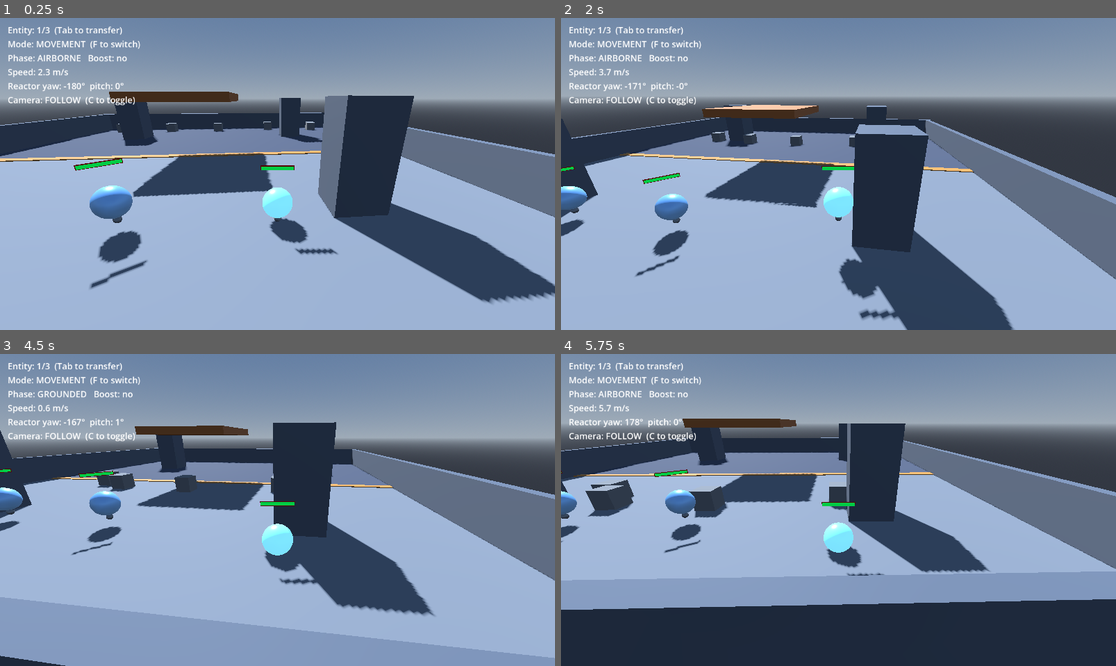
Above: before the commit, frames 1-4 (two rows, left to right).
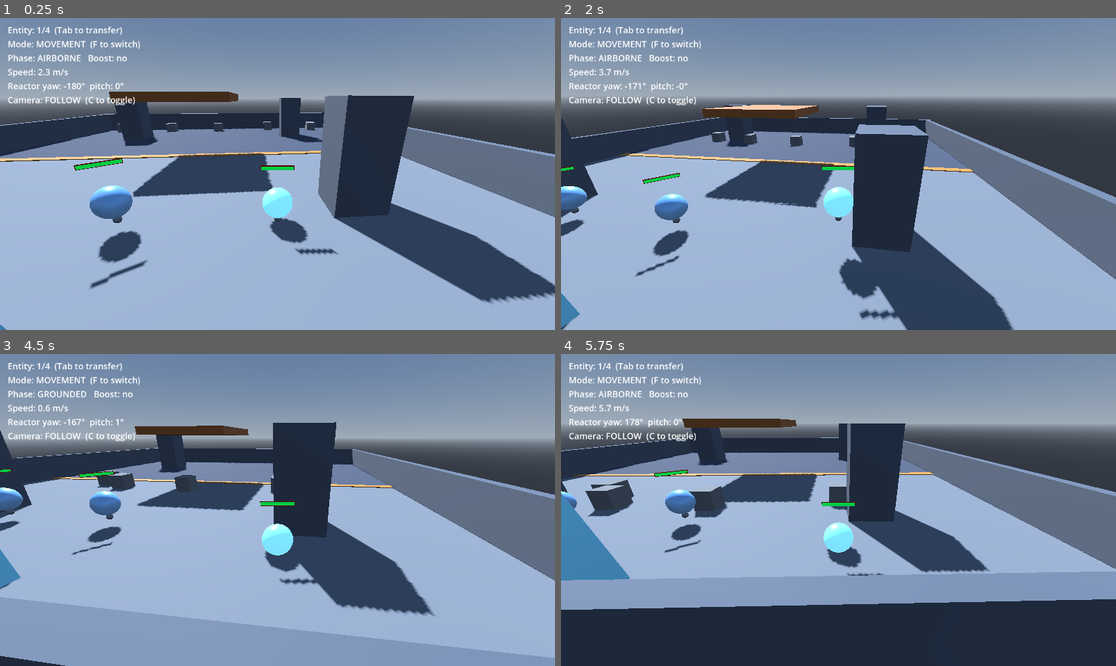
Above: after the commit, the same moments.

Repository: Thiiamas/Spheres
Game: Godot game, scene res://Main.tscn
The game is run twice, just before and just after one commit, with the same random seed, the same clock (stepped at 60 frames per second) and the same inputs.
Inputs (mouse positions are in pixels of both pictures, inside the frame that each line leads up to):
- Up to frame 1 (0.25 s): no input
- Up to frame 2 (2 s): tap Enter (ui_accept) at 0.5 s; move the mouse to (866, 174) at 0.52 s; hold D (move_right) 0.53-1.28 s; tap Z (aoe) at 0.6 s; tap Space (jump) at 0.77, 1.52 s; move the mouse to (810, 174) at 1.27 s; hold S (move_back) from 1.28 s (still down); tap A (attack) at 1.35 s
- Up to frame 3 (4.5 s): move the mouse to (288, 503) at 2.02 s; release S (move_back) at 2.03 s; hold D (move_right) 2.03-3.53 s; tap Shift (boost) at 2.1 s; move the mouse to (271, 516) at 2.77 s; tap Down (cam_pan_down) at 2.85 s; tap Space (jump) at 3.02, 3.77 s; move the mouse to (316, 513) at 3.52 s; hold Q (move_left) from 3.53 s (still down); tap Left (cam_pan_left) at 3.6 s; move the mouse to (233, 506) at 4.27 s; tap Right (cam_pan_right) at 4.35 s
- Up to frame 4 (5.75 s): tap Space (jump) at 4.52 s; move the mouse to (844, 510) at 5.02 s; release Q (move_left) at 5.03 s; hold S (move_back) from 5.03 s (still down); tap Up (cam_pan_up) at 5.1 s

The runs differ from the first frame. In frame 1, less than 0.1% of the frame differs, in the area x 0-10%, y 2-100%; in frame 2, 0.2%; in frame 3, 0.3%; in frame 4, 1.8%, in the area x 0-13%, y 2-73%.

Commit message:
Phase 5.4: prove the abstraction (shore beacon + synthetic-input test)
ShoreBeacon is the first non-sphere possessable: a static crystal pylon south
of the spheres with a single top-down CameraConfig. Tab cycles into it, the
camera reconfigures, enemies ignore it — with ZERO changes to the possession
framework (only new files plus one instance in Main.tscn), which is the hard
criterion that the Controllable contract holds.

Tests/SyntheticDriveTest proves the AI path: a hand-built InputContext (no
keyboard/mouse) pushed through Controllable.handle_input rolls the sphere
3.1 m headless (exit 0 = PASS).

Co-Authored-By: Claude Opus 4.8 <noreply@anthropic.com>

Diff:
--- /dev/null
+++ b/BeaconControllable.gd
@@ -0,0 +1,48 @@
+extends Controllable
+class_name BeaconControllable
+
+## Possession contract of the shore beacon — the proof-of-abstraction entity: a
+## static, non-sphere possessable. It has no movement, no reactor, no combat;
+## possessing it simply lights its crystal and hands the camera its top-down
+## config. If Consciousness, the CameraRig and the HUD accept it without any
+## change on their side, the possession abstraction holds.
+
+## Crystal whose emission signals possession (bright = inhabited, dim = empty).
+@export var crystal: MeshInstance3D
+
+# Per-instance copy of the crystal material so the glow is per-beacon.
+var _mat: StandardMaterial3D = null
+
+
+func _ready() -> void:
+	if crystal != null:
+		var mat := crystal.get_active_material(0)
+		if mat is StandardMaterial3D:
+			_mat = mat.duplicate()
+			crystal.material_override = _mat
+	# Resolve entity and register with Consciousness (which immediately calls
+	# on_released — the beacon starts dim until possessed).
+	super()
+
+
+## A beacon is a vantage point, not a fighter: input is simply ignored.
+func handle_input(_ctx: InputContext) -> void:
+	pass
+
+
+func on_possessed() -> void:
+	super()
+	_set_glow(2.2)
+
+
+func on_released() -> void:
+	super()
+	_set_glow(0.35)
+
+
+func _set_glow(energy: float) -> void:
+	if _mat == null:
+		return
+	_mat.emission_enabled = true
+	_mat.emission = _mat.albedo_color
+	_mat.emission_energy_multiplier = energy
--- a/Main.tscn
+++ b/Main.tscn
@@ -3,6 +3,7 @@
 [ext_resource type="Script" uid="uid://du2qpi72se1or" path="res://CameraRig.gd" id="1_cam"]
 [ext_resource type="Script" uid="uid://kvu8t082hllc" path="res://HUD.gd" id="2_hud"]
 [ext_resource type="PackedScene" path="res://Sphere.tscn" id="3_sphere"]
+[ext_resource type="PackedScene" path="res://ShoreBeacon.tscn" id="5_beacon"]
 [ext_resource type="Script" uid="uid://bugoh03uevsyt" path="res://Main.gd" id="4_main"]
 
 [sub_resource type="ProceduralSkyMaterial" id="Sky_mat"]
@@ -215,6 +216,9 @@
 [node name="Sphere3" parent="Spheres" unique_id=760352771 instance=ExtResource("3_sphere")]
 transform = Transform3D(1, 0, 1.7484555e-07, 0, 1, 0, -1.7484555e-07, 0, 1, 5, 1, -9)
 aoe_lifetime = 1.0
+
+[node name="ShoreBeacon" parent="." instance=ExtResource("5_beacon")]
+transform = Transform3D(1, 0, 0, 0, 1, 0, 0, 0, 1, 0, 0, -13)
 
 [node name="Enemies" type="Node3D" parent="." unique_id=968899864]
 
--- /dev/null
+++ b/ShoreBeacon.tscn
@@ -0,0 +1,25 @@
+[gd_scene load_steps=6 format=3]
+
+[ext_resource type="Script" path="res://BeaconControllable.gd" id="1_bctl"]
+[ext_resource type="Script" uid="uid://btf42jnq5hi48" path="res://CameraConfig.gd" id="2_camcfg"]
+[ext_resource type="Resource" path="res://beacon_topdown.tres" id="3_cfg"]
+
+[sub_resource type="StandardMaterial3D" id="Mat_crystal"]
+albedo_color = Color(0.45, 0.85, 1, 1)
+metallic = 0.2
+roughness = 0.15
+
+[sub_resource type="PrismMesh" id="Prism_crystal"]
+size = Vector3(1.2, 2.6, 1.2)
+
+[node name="ShoreBeacon" type="Node3D"]
+
+[node name="Crystal" type="MeshInstance3D" parent="."]
+transform = Transform3D(1, 0, 0, 0, 1, 0, 0, 0, 1, 0, 1.3, 0)
+mesh = SubResource("Prism_crystal")
+surface_material_override/0 = SubResource("Mat_crystal")
+
+[node name="Controllable" type="Node" parent="." node_paths=PackedStringArray("crystal")]
+script = ExtResource("1_bctl")
+crystal = NodePath("../Crystal")
+camera_configs = Array[ExtResource("2_camcfg")]([ExtResource("3_cfg")])
--- /dev/null
+++ b/Tests/SyntheticDriveTest.tscn
@@ -0,0 +1,17 @@
+[gd_scene load_steps=4 format=3]
+
+[ext_resource type="Script" path="res://Tests/synthetic_drive_test.gd" id="1_test"]
+[ext_resource type="PackedScene" path="res://Sphere.tscn" id="2_sphere"]
+
+[sub_resource type="WorldBoundaryShape3D" id="Ground"]
+
+[node name="SyntheticDriveTest" type="Node3D"]
+script = ExtResource("1_test")
+
+[node name="Ground" type="StaticBody3D" parent="."]
+
+[node name="Col" type="CollisionShape3D" parent="Ground"]
+shape = SubResource("Ground")
+
+[node name="Sphere" parent="." instance=ExtResource("2_sphere")]
+transform = Transform3D(1, 0, 0, 0, 1, 0, 0, 0, 1, 0, 1, 0)
--- /dev/null
+++ b/Tests/synthetic_drive_test.gd
@@ -0,0 +1,50 @@
+extends Node3D
+
+## Headless proof of the AI path (phase 5 validation): drive the possessed
+## sphere with a *synthetic* InputContext — no keyboard, no mouse — and assert
+## that it moves. Run with:
+##
+##   godot --headless res://Tests/SyntheticDriveTest.tscn
+##
+## Exit code 0 = PASS (the sphere rolled), 1 = FAIL.
+##
+## Note: Consciousness pushes its (empty) real InputContext to the possessed
+## entity every frame before this node runs; pushing the synthetic context
+## afterwards means ours is the one physics reads. An AI brain would work
+## exactly like this.
+
+const SETTLE_FRAMES := 40  # let the sphere land and the possession settle
+const DRIVE_FRAMES := 120  # ~2s of synthetic forward input
+
+var _frame := 0
+var _start_pos := Vector3.ZERO
+
+
+func _process(delta: float) -> void:
+	var c := Consciousness.active()
+	if c == null:
+		return
+	var sphere := c.entity as SphereController
+	if sphere == null:
+		return
+
+	_frame += 1
+	if _frame < SETTLE_FRAMES:
+		return
+	if _frame == SETTLE_FRAMES:
+		_start_pos = sphere.global_position
+		return
+
+	if _frame <= SETTLE_FRAMES + DRIVE_FRAMES:
+		# Synthesize the input an AI would: push forward, nothing else.
+		var ctx := InputContext.new()
+		ctx.delta = delta
+		ctx.move_vector = Vector2(0.0, -1.0) # forward
+		c.handle_input(ctx)
+		return
+
+	var moved := (sphere.global_position - _start_pos).length()
+	var passed := moved > 1.0
+	print("[SyntheticDriveTest] displacement = %.2f m -> %s"
+		% [moved, "PASS" if passed else "FAIL"])
+	get_tree().quit(0 if passed else 1)
--- /dev/null
+++ b/beacon_topdown.tres
@@ -0,0 +1,15 @@
+[gd_resource type="Resource" script_class="CameraConfig" load_steps=2 format=3]
+
+[ext_resource type="Script" uid="uid://btf42jnq5hi48" path="res://CameraConfig.gd" id="1_cfg"]
+
+[resource]
+resource_name = "beacon_topdown"
+script = ExtResource("1_cfg")
+mode = &"topdown"
+pitch = 70.0
+yaw = 45.0
+zoom = 25.0
+zoom_min = 10.0
+zoom_max = 45.0
+zoom_step = 2.5
+fov = 75.0
Not shown, added: BeaconControllable.gd.uid
Not shown, added: Tests/synthetic_drive_test.gd.uid
